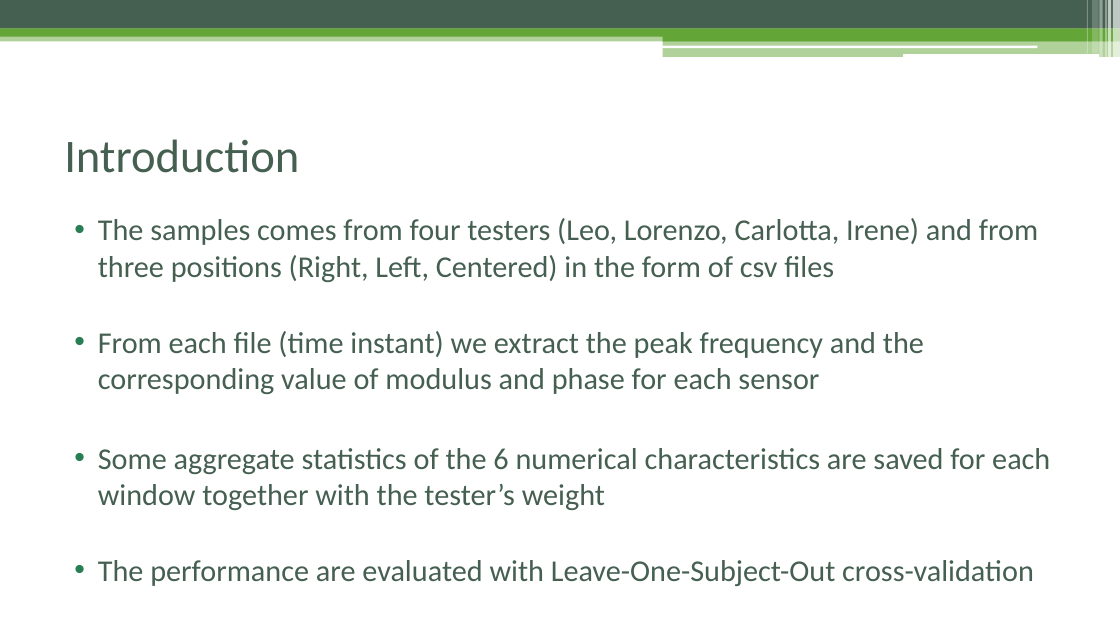
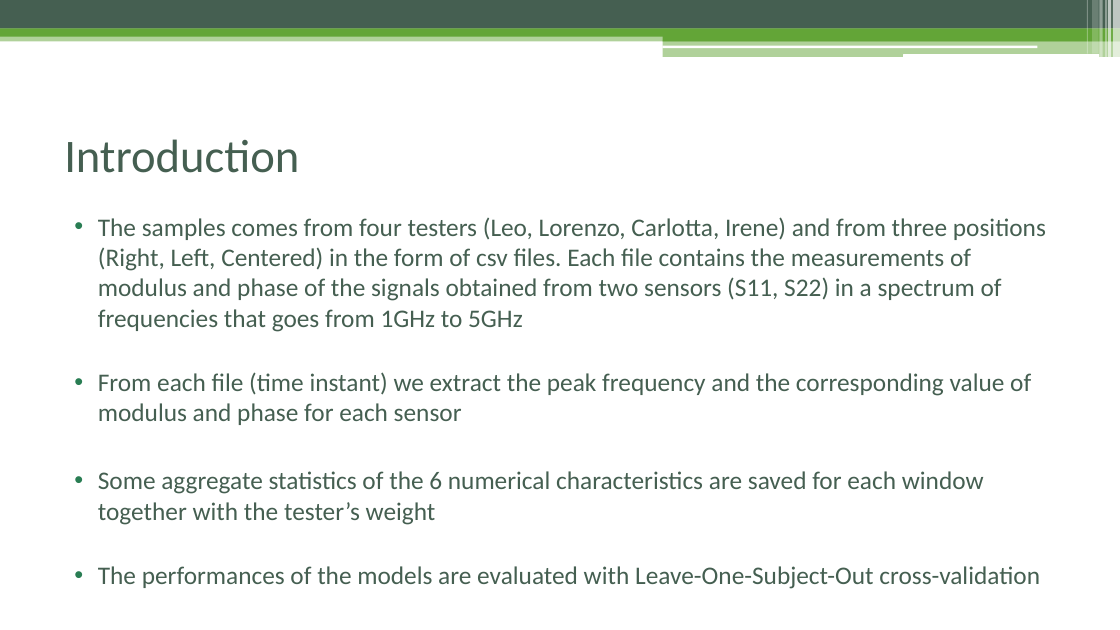
Before and after one commit to EmanueleTinghi/Data-Mining-Project, a slide deck: slide 2 of Docs/Presentation.pptx. Drawn at 1120x630 pixels with LibreOffice and Linux fonts; fonts in the diff are those of the drawing. Boxes give left, top, right and bottom in pixels: in the first picture for what was removed or moved away, otherwise in the second. Text is boxed around its words. In the diff, an @@ line names an element or a change of style, - is before the commit and + after.

```diff
--- a/Docs/Presentation.pptx
+++ b/Docs/Presentation.pptx
@@ text at [98, 217, 1046, 332]: text changed; size 25.9 to 21.7 pt @@
-• The samples comes from four testers (Leo, Lorenzo, Carlotta, Irene) and from three positions (Right, Left, Centered) in the form of csv files
+• The samples comes from four testers (Leo, Lorenzo, Carlotta, Irene) and from three positions (Right, Left, Centered) in the form of csv files. Each file contains the measurements of modulus and phase of the signals obtained from two sensors (S11, S22) in a spectrum of frequencies that goes from 1GHz to 5GHz
@@ text at [98, 372, 1031, 525]: size 25.9 to 21.7 pt in "From each file (time instant) we extract ...", "Some aggregate statistics of the 6 numerical ..." @@
@@ text at [98, 566, 1040, 589]: text changed; size 25.9 to 21.7 pt @@
-• The performance are evaluated with Leave-One-Subject-Out cross-validation
+• The performances of the models are evaluated with Leave-One-Subject-Out cross-validation
```
Also in this commit, not shown: 2 other slides changed, 11 slides added, 10 slides removed, 3 other files.
